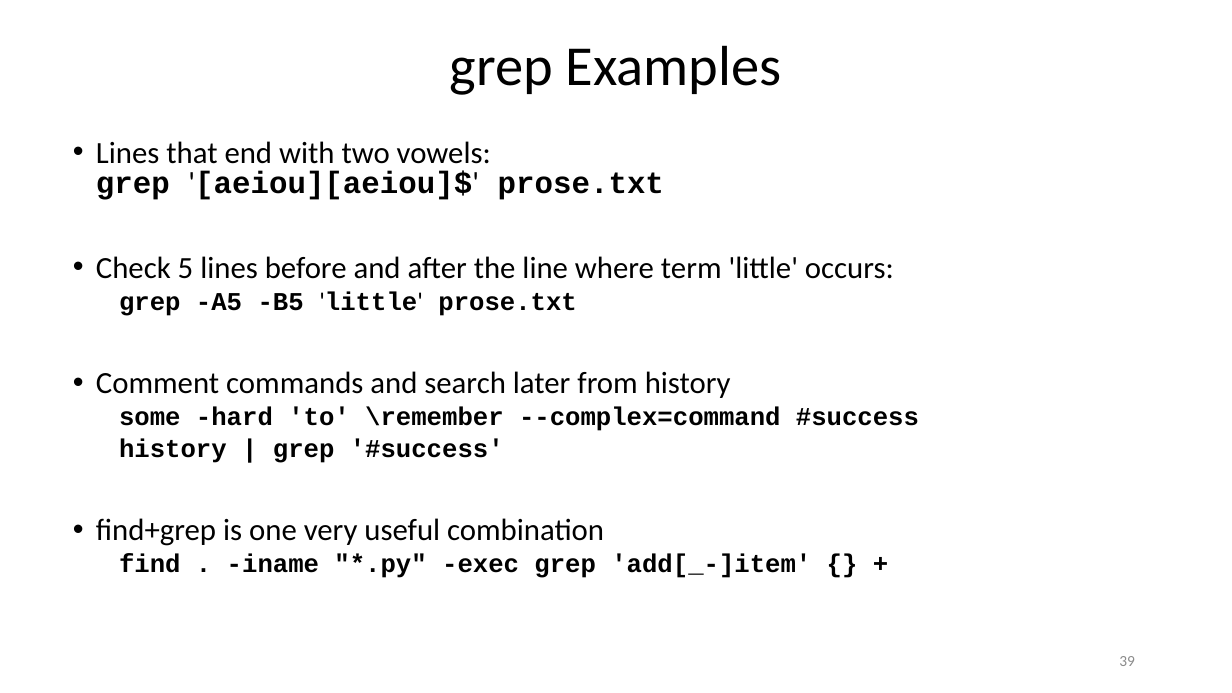
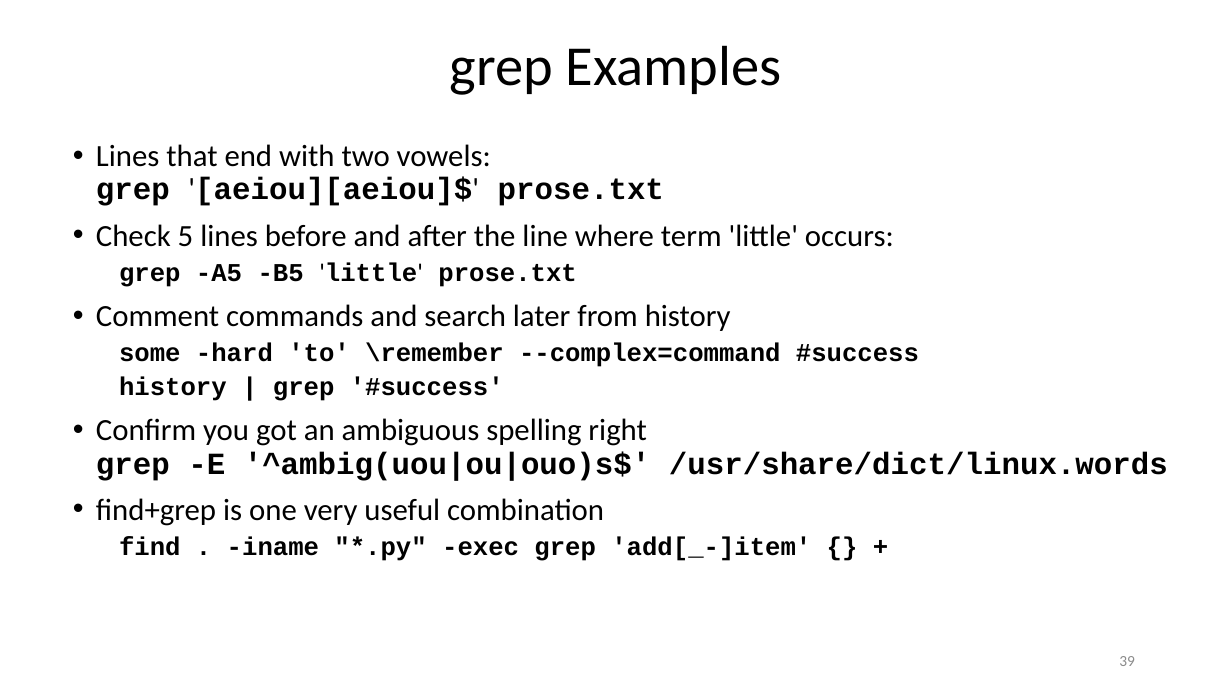
Before and after one commit to ketancmaheshwari/lisa19, a slide deck: slide 39 of lpt_LISA.pptx. Drawn at 1232x693 pixels with LibreOffice and Linux fonts; fonts in the diff are those of the drawing. Boxes give left, top, right and bottom in pixels: in the first picture for what was removed or moved away, otherwise in the second. Text is boxed around its words. In the diff, an @@ line names an element or a change of style, - is before the commit and + after.

Commit message:
Latest version of slides in pptx format

```diff
--- a/lpt_LISA.pptx
+++ b/lpt_LISA.pptx
@@ text at [96,144,919,561]: line spacing 0.8 to 0.9 @@
@@ text at [96,418,1168,481]: paragraph added @@
+• Confirm you got an ambiguous spelling right
+  grep -E '^ambig(uou|ou|ouo)s$' /usr/share/dict/linux.words
```
Also in this commit, not shown: 5 other slides changed.
